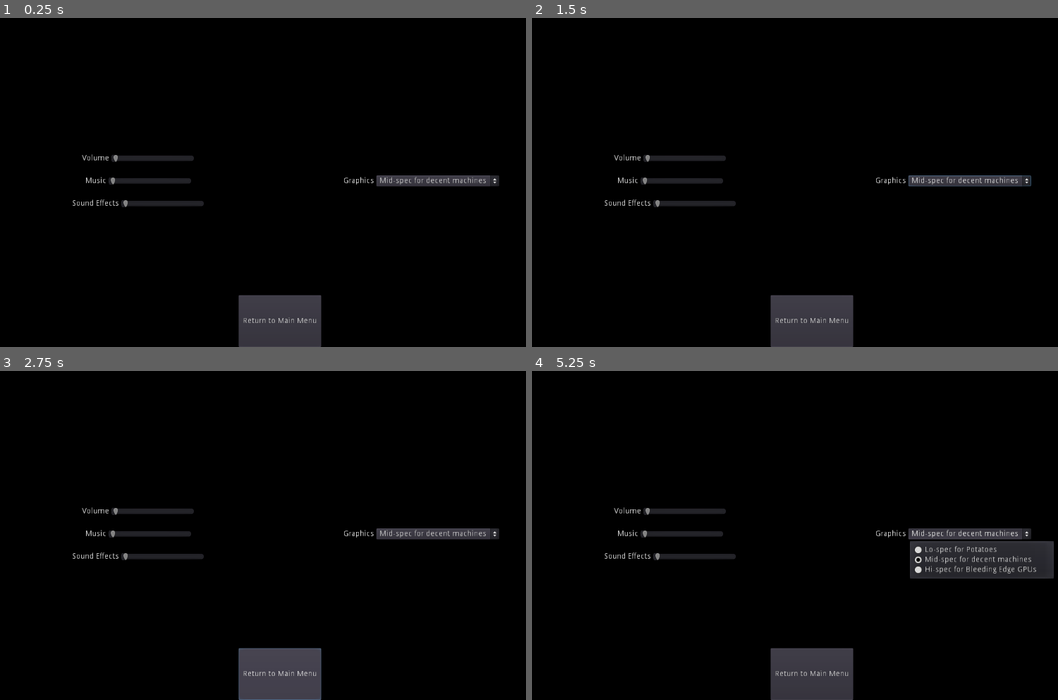
Above: before the commit, frames 1-4 (two rows, left to right).
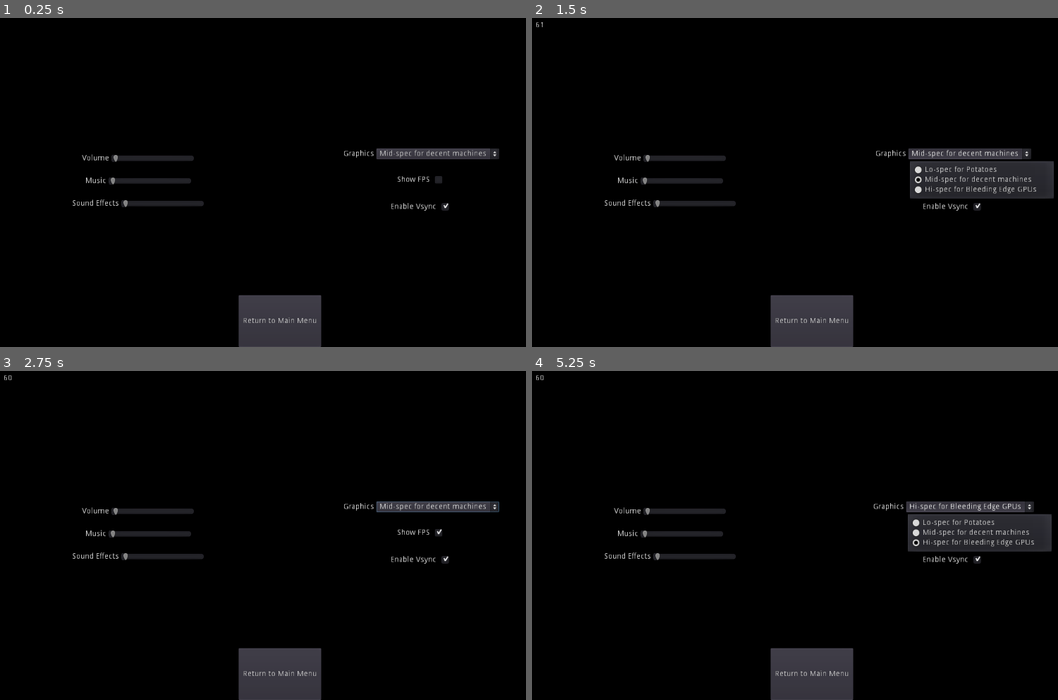
Above: after the commit, the same moments.

Repository: smclaughlan/GWJ52
Game: Godot game, scene res://Scenes/Menus/SettingsMenu.tscn
Same seed, same stepped clock (60 frames per second), same inputs: the game is played once before the commit and once after it. This scene is started directly instead of the project's main scene.
Inputs (mouse positions are in pixels of both pictures, inside the frame that each line leads up to):
- Up to frame 1 (0.25 s): no input
- Up to frame 2 (1.5 s): click (968, 179) at 0.52 s; click "Mid-spec for decent machines" at 1.25 s
- Up to frame 3 (2.75 s): click "Return to Main Menu" at 2 s
- Up to frame 4 (5.25 s): move the mouse to (937, 519) at 2.77 s; hold Space (right_hand) 2.78-3.53 s; tap G (build) at 2.85 s; move the mouse to (700, 551) at 3.52 s; hold Down (ui_down) 3.53-4.28 s; tap Shift (dash) at 3.6 s; move the mouse to (868, 463) at 4.27 s; hold Space (right_hand) 4.28-5 s; hold F (interact) 4.28-5 s; click "Mid-spec for decent machines" (after the commit: "Hi-spec for Bleeding Edge GPUs") at 5 s

The runs differ from the first frame. In frame 1, 1.7% of the frame differs, in the area x 65-95%, y 39-59%; in frame 2, 3.7%; in frame 3, 1.9%; in frame 4, 5.1%, in the area x 0-100%, y 1-64%.
Error before the commit: Invalid call. Nonexistent function 'return_to_main' in base 'Nil'. (res://_common/GUI/SceneChangeButton.gd:26)

Commit message:
added fps and vsync settings still in development

Diff:
--- a/GodotProject/Global.gd
+++ b/GodotProject/Global.gd
@@ -11,6 +11,7 @@
 var hud: CanvasLayer # HUD Reference
 var grid_dist_px = 50
 var power_source : Node2D # the first TowerWireSocket, at the home base
+var enable_fps_counter: bool # Shows an fps counter
 
 
 func pause():
@@ -31,3 +32,36 @@
 			if closest_object == null or objPos.distance_squared_to(refPos) < closest_object.global_position.distance_squared_to(refPos):
 				closest_object = obj
 	return closest_object
+
+func show_fps_counter():
+	# checks if the fps counter is enabled
+	if enable_fps_counter:
+		# if the fps counter is enabled but does not exist
+		if !get_tree().get_root().get_node("FPS_COUNTER_HOLDER"):
+
+			# init the fps counter holder
+			var fps_counter_holder = CanvasLayer.new()
+			fps_counter_holder.layer = 50
+			fps_counter_holder.name = str("FPS_COUNTER_HOLDER")
+
+			# init the fps counter
+
+			var fps_counter = Label.new()
+			fps_counter.name = str("FPS_COUNTER")
+			fps_counter.rect_position = Vector2(10, 10)
+			fps_counter.text = "FPS: 0"
+
+			get_tree().get_root().add_child(fps_counter_holder) # create the fps counter holder
+			fps_counter_holder.add_child(fps_counter) # create the fps counter
+		elif get_tree().get_root().get_node("FPS_COUNTER_HOLDER"):
+			# set the fps
+			get_tree().get_root().get_node("FPS_COUNTER_HOLDER").get_node("FPS_COUNTER").text = str(Engine.get_frames_per_second())
+
+	else:
+		# delete the fps counter if not enabled
+		var fps_counter = get_tree().get_root().get_node("FPS_COUNTER_HOLDER").get_node("FPS_COUNTER")
+		fps_counter.queue_free()
+
+func _process(_delta):
+	if enable_fps_counter:
+		show_fps_counter()
--- a/GodotProject/Scenes/Menus/SettingsMenu.tscn
+++ b/GodotProject/Scenes/Menus/SettingsMenu.tscn
@@ -110,9 +110,9 @@
 alignment = 1
 
 [node name="HBoxContainer" type="HBoxContainer" parent="MarginContainer/VBoxContainer/Body/RightSide"]
-margin_top = 176.0
+margin_top = 127.0
 margin_right = 510.0
-margin_bottom = 196.0
+margin_bottom = 147.0
 alignment = 1
 
 [node name="GraphicsLabel" type="Label" parent="MarginContainer/VBoxContainer/Body/RightSide/HBoxContainer"]
@@ -130,6 +130,43 @@
 items = [ "Lo-spec for Potatoes", null, false, 0, null, "Mid-spec for decent machines", null, false, 1, null, "Hi-spec for Bleeding Edge GPUs", null, false, 2, null ]
 selected = 1
 
+[node name="HBoxContainer2" type="HBoxContainer" parent="MarginContainer/VBoxContainer/Body/RightSide"]
+margin_top = 172.0
+margin_right = 510.0
+margin_bottom = 196.0
+alignment = 1
+
+[node name="ShowFPSLabel" type="Label" parent="MarginContainer/VBoxContainer/Body/RightSide/HBoxContainer2"]
+margin_left = 211.0
+margin_top = 5.0
+margin_right = 270.0
+margin_bottom = 19.0
+text = "Show FPS"
+
+[node name="CheckButton" type="CheckBox" parent="MarginContainer/VBoxContainer/Body/RightSide/HBoxContainer2"]
+margin_left = 274.0
+margin_right = 298.0
+margin_bottom = 24.0
+
+[node name="HBoxContainer3" type="HBoxContainer" parent="MarginContainer/VBoxContainer/Body/RightSide"]
+margin_top = 221.0
+margin_right = 510.0
+margin_bottom = 245.0
+alignment = 1
+
+[node name="EnableVsyncLabel" type="Label" parent="MarginContainer/VBoxContainer/Body/RightSide/HBoxContainer3"]
+margin_left = 199.0
+margin_top = 5.0
+margin_right = 282.0
+margin_bottom = 19.0
+text = "Enable Vsync"
+
+[node name="CheckButton" type="CheckBox" parent="MarginContainer/VBoxContainer/Body/RightSide/HBoxContainer3"]
+margin_left = 286.0
+margin_right = 310.0
+margin_bottom = 24.0
+pressed = true
+
 [node name="Footer" type="HBoxContainer" parent="MarginContainer/VBoxContainer"]
 margin_top = 506.0
 margin_right = 1024.0
@@ -146,3 +183,6 @@
 margin_bottom = 94.0
 text = "Return to Main Menu"
 return_to_main = true
+
+[connection signal="pressed" from="MarginContainer/VBoxContainer/Body/RightSide/HBoxContainer2/CheckButton" to="MarginContainer/VBoxContainer/Footer/SceneChangeButton" method="_on_OptionButton_pressed"]
+[connection signal="pressed" from="MarginContainer/VBoxContainer/Body/RightSide/HBoxContainer3/CheckButton" to="MarginContainer/VBoxContainer/Footer/SceneChangeButton" method="_on_CheckButton_pressed"]
--- a/GodotProject/_common/GUI/SceneChangeButton.gd
+++ b/GodotProject/_common/GUI/SceneChangeButton.gd
@@ -9,6 +9,8 @@
 func _ready():
 	# delay init to allow parent scene to load
 	var _err = get_tree().create_timer(0.1, false).connect("timeout", self, "delayed_ready")
+
+	# set the fps counter check box value
 
 func delayed_ready():
 	var stage_manager = Global.stage_manager
@@ -30,3 +32,13 @@
 
 func _on_QuitButton_pressed():
 	get_tree().quit()
+
+
+func _on_OptionButton_pressed():
+	Global.enable_fps_counter = !Global.enable_fps_counter
+	Global.show_fps_counter()
+
+
+func _on_CheckButton_pressed():
+	OS.vsync_enabled = !OS.vsync_enabled
+	print(OS.vsync_enabled)
